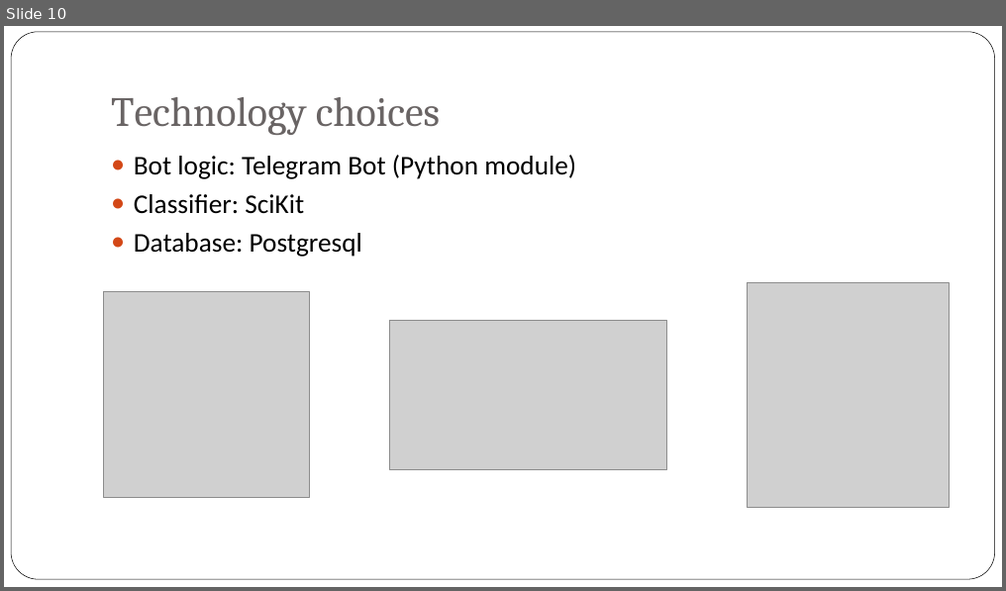
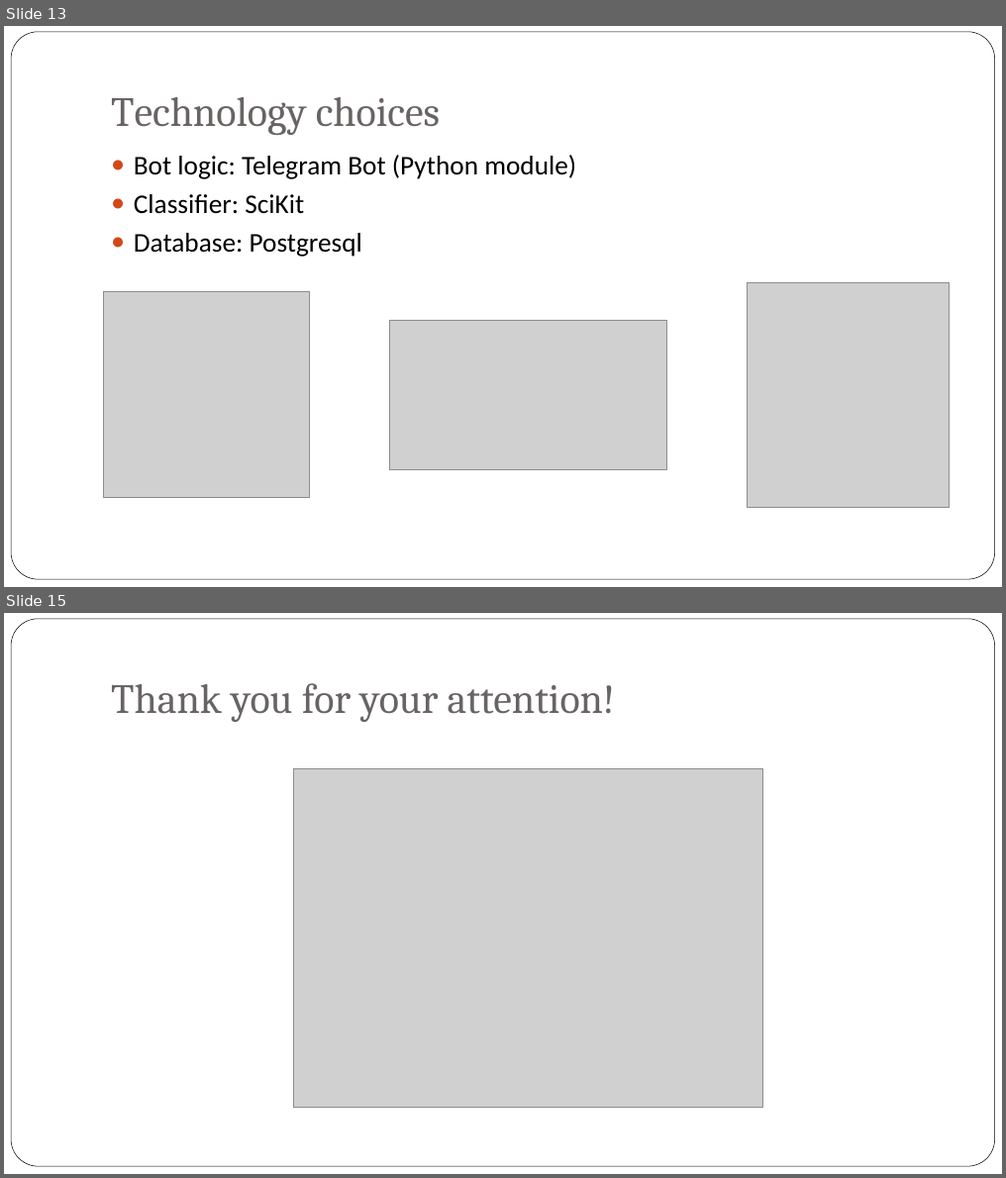
Before and after one commit to rsasov/DecisionSupportSystems, a slide deck: Health_Care_Bot.pptx. Shown one above the other, each under a label of ours: slide 10 before the commit, slides 13 and 15 after it; the slides between them are not shown. The pictures are 1006x591 and 1006x1178 pixels, drawn with LibreOffice and Linux fonts; fonts in the diff are those of the drawing; grey boxes stand for pictures; background and template pictures are left out. Boxes give left, top, right and bottom in pixels: in the first picture for what was removed or moved away, otherwise in the second. Text is boxed around its words. In the diff, an @@ line names an element or a change of style, - is before the commit and + after.

```diff
--- a/Health_Care_Bot.pptx
+++ b/Health_Care_Bot.pptx
@@ slide 15 added at box(4, 613, 1002, 1174), background picture (left out); not listed: 1 template element that a slide beside it also shows @@
@@ title added at box(111, 683, 615, 722), 40 pt, text #696464 @@
+Thank you for your attention!
@@ picture added at box(293, 769, 763, 1109) @@
@@ what was slide 10 is now slide 13 @@
```
Also in this commit, not shown: 3 slides changed, 4 other slides added, 1 slide removed.
